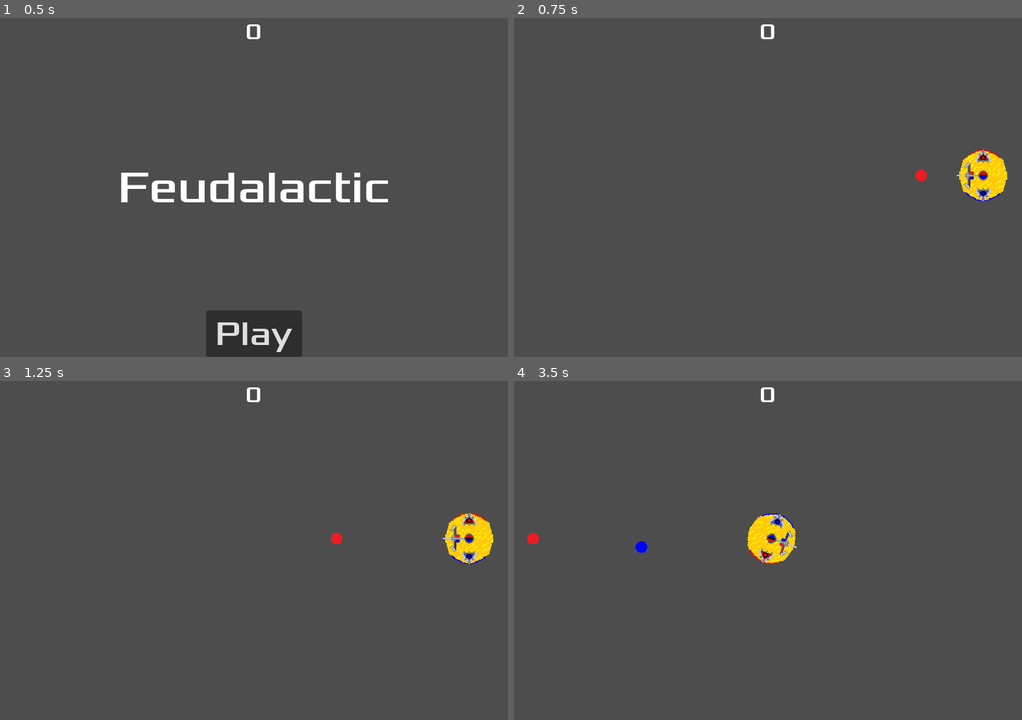
Above: before the commit, frames 1-4 (two rows, left to right).
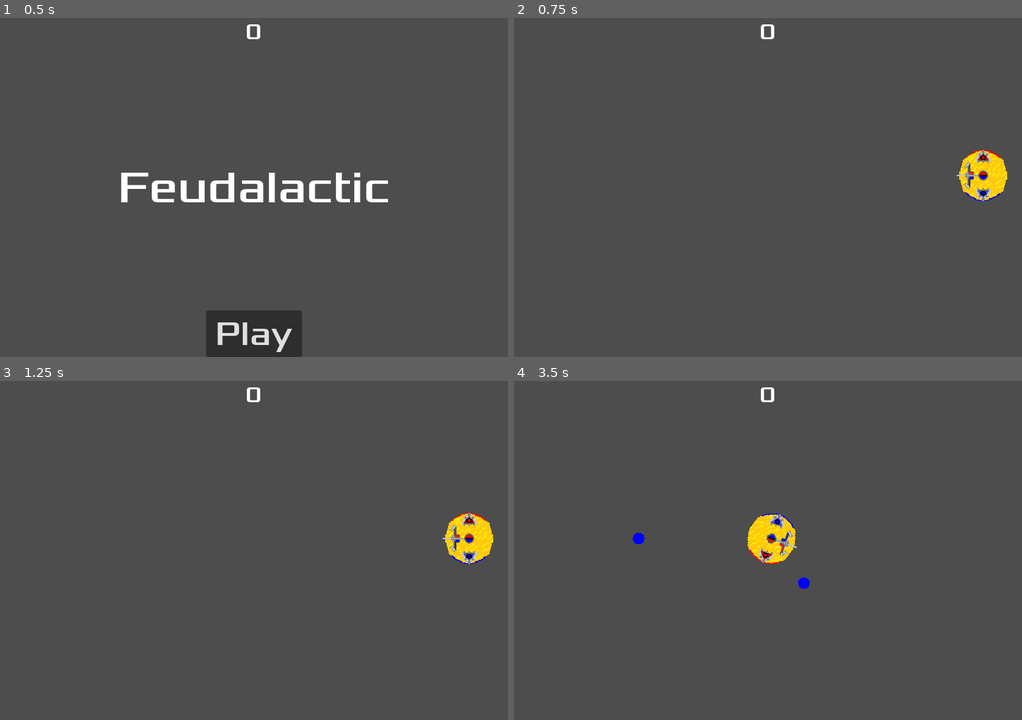
Above: after the commit, the same moments.

Repository: Austincain1006/MelonJam2024
Game: Godot game, scene res://main.tscn
Two runs of this game, one before a commit and one after it. Both use one fixed random seed, a clock stepped at 60 frames per second and the inputs below.
Inputs (mouse positions are in pixels of both pictures, inside the frame that each line leads up to):
- Up to frame 1 (0.5 s): no input
- Up to frame 2 (0.75 s): click "Play" at 0.5 s
- Up to frame 3 (1.25 s): no input
- Up to frame 4 (3.5 s): move the mouse to (742, 618) at 1.27 s; hold Right mouse button (FireNegative) 1.28-2.03 s; hold W (MoveForward) 1.28-2.78 s; click (742, 618) at 1.55 s; move the mouse to (920, 601) at 2.02 s; click (920, 601) at 2.1 s; right-click (920, 601) at 2.3 s; move the mouse to (615, 499) at 2.77 s; hold A (RotateLeft) from 2.78 s (still down); hold Right mouse button (FireNegative) from 2.78 s (still down); click (615, 499) at 3.05 s

Frame 1 is identical in both runs. In frame 2, less than 0.1% of the frame differs, in the area x 79-82%, y 44-49%; in frame 3, less than 0.1%; in frame 4, 0.2%, in the area x 2-59%, y 44-62%.

Commit message:
Fixed Player Firing in Menu

Diff:
--- a/main.gd
+++ b/main.gd
@@ -64,12 +64,14 @@
 		enemy.queue_free()
 	$EnemySpawnTimer.start()
 	$Player.show()
+	$Player.mayFire = true
 	score = 0
 
 
 func endGame():
 	$EnemySpawnTimer.stop()
 	$Player.hide()
+	$Player.mayFire = false
 	$HUD.showGameOver()
 
 
--- a/player.gd
+++ b/player.gd
@@ -11,19 +11,21 @@
 var cannonFired
 var fieldMagnitude = 0.2
 var magneticRadius = 50
+var mayFire
 
 
 func _ready():
 	cannonFired = false
+	mayFire = false
 	ionScene = load("res://ion.tscn")
 	hide()
 
 
 func _process(delta):
 	# Get Mouse Input for Cannon Firing
-	if Input.is_action_pressed("FirePositive"):
+	if Input.is_action_pressed("FirePositive") && mayFire:
 		fire(true)
-	elif Input.is_action_pressed("FireNegative"):
+	elif Input.is_action_pressed("FireNegative") && mayFire:
 		fire(false)
 
 
